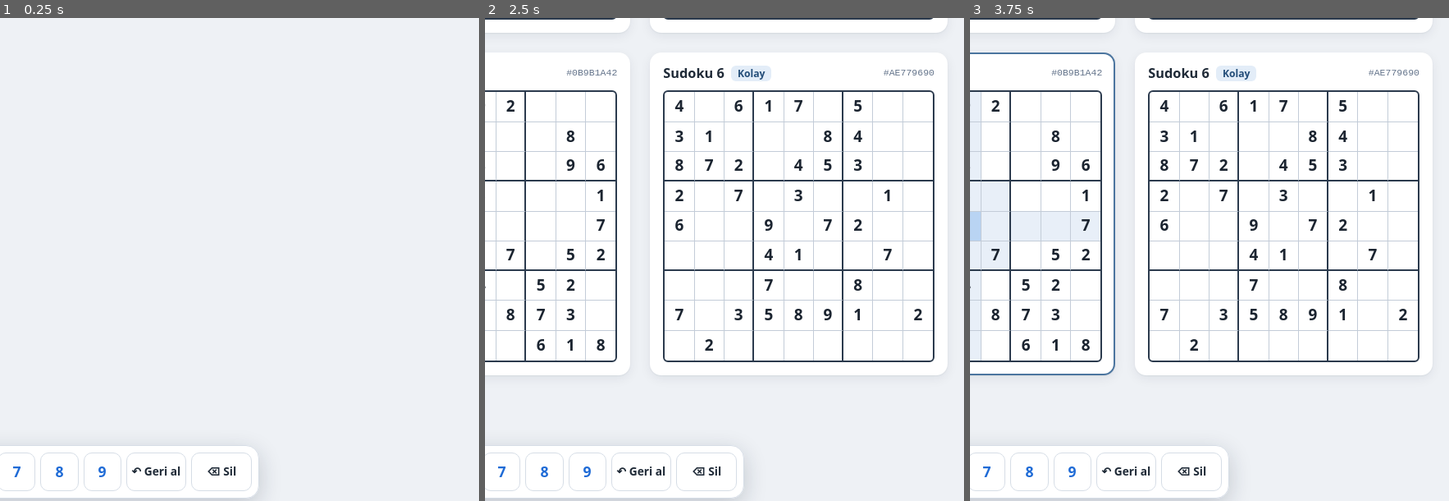
Above: before the commit, frames 1-3 (left to right).
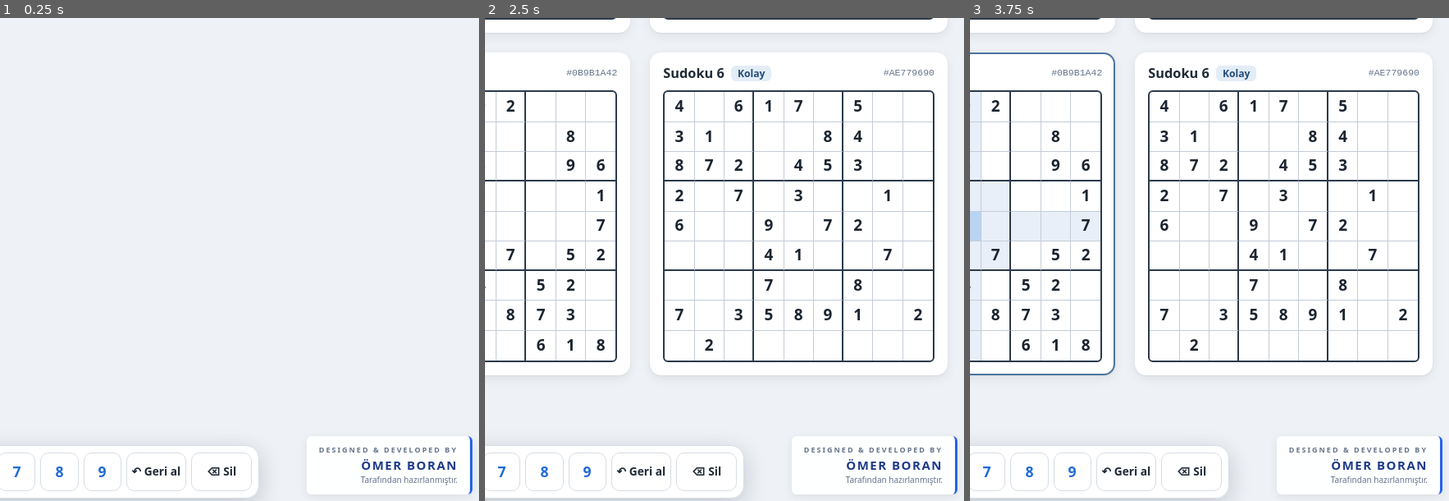
Above: after the commit, the same moments.

Repository: boranofficialtr/sudoku
Game: browser game, page index.html
Same seed, same stepped clock (60 frames per second), same inputs: the game is played once before the commit and once after it.
Inputs (mouse positions are % of the whole screen's width and height, from its top left):
- Up to frame 1 (0.25 s): no input
- Up to frame 2 (2.5 s): tap Ctrl at 1.1, 1.6, 2.1 s; click "4" at 1.27 s; click "7" at 1.87 s; click "Oluştur" at 2.47 s
- Up to frame 3 (3.75 s): tap Ctrl at 2.6, 3.1, 3.6 s; click "PDF Oluştur" at 3.07 s; click (49, 70) at 3.67 s
The pictures show only the part of the screen within x 50-100%, y 49-99%; the shares and areas given below are measured in that part.

The runs differ from the first frame. In frame 1, 0.5% of the frame differs, in the area x 66-99%, y 86-99%; in frame 2, 0.5%; in frame 3, 0.5%.

Commit message:
Update index.html

Diff:
--- a/index.html
+++ b/index.html
@@ -1520,5 +1520,59 @@
 
 if (typeof document !== 'undefined' && document.getElementById('boards')) init();
 </script>
+ <!-- Hazırlayan Bilgisi -->
+<div class="creator-signature">
+    <span class="creator-line"></span>
+    <span class="creator-label">DESIGNED & DEVELOPED BY</span>
+    <strong>ÖMER BORAN</strong>
+    <span class="creator-subtitle">Tarafından hazırlanmıştır.</span>
+</div>
+
+<style>
+.creator-signature {
+    position: fixed;
+    bottom: 15px;
+    right: 20px;
+    z-index: 9999;
+    display: flex;
+    flex-direction: column;
+    align-items: flex-end;
+    font-family: 'Segoe UI', Arial, sans-serif;
+    padding: 10px 15px;
+    background: rgba(255, 255, 255, 0.94);
+    border-right: 3px solid #2563eb;
+    border-radius: 6px;
+    box-shadow: 0 3px 12px rgba(0,0,0,0.08);
+    line-height: 1.5;
+}
+
+.creator-label {
+    font-size: 9px;
+    letter-spacing: 2px;
+    color: #64748b;
+    font-weight: 600;
+}
+
+.creator-signature strong {
+    font-size: 15px;
+    letter-spacing: 1.5px;
+    color: #1e3a8a;
+    font-weight: 800;
+}
+
+.creator-subtitle {
+    font-size: 10px;
+    color: #64748b;
+}
+
+@media print {
+    .creator-signature {
+        position: fixed;
+        bottom: 8mm;
+        right: 8mm;
+        box-shadow: none;
+    }
+}
+</style>
 </body>
 </html>
